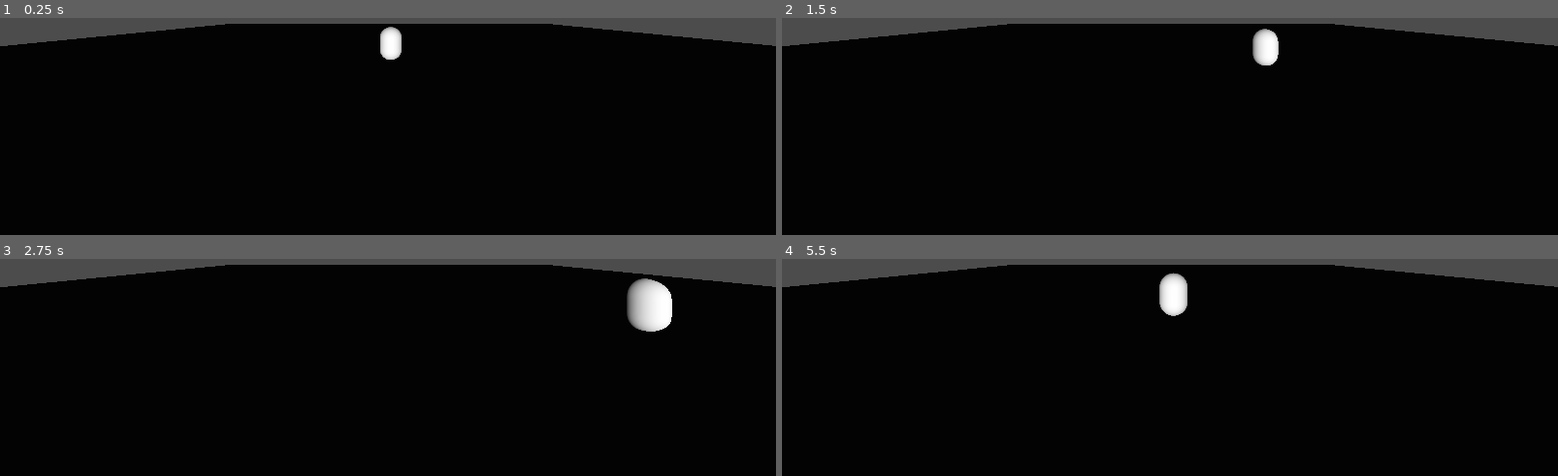
Above: before the commit, frames 1-4 (two rows, left to right).
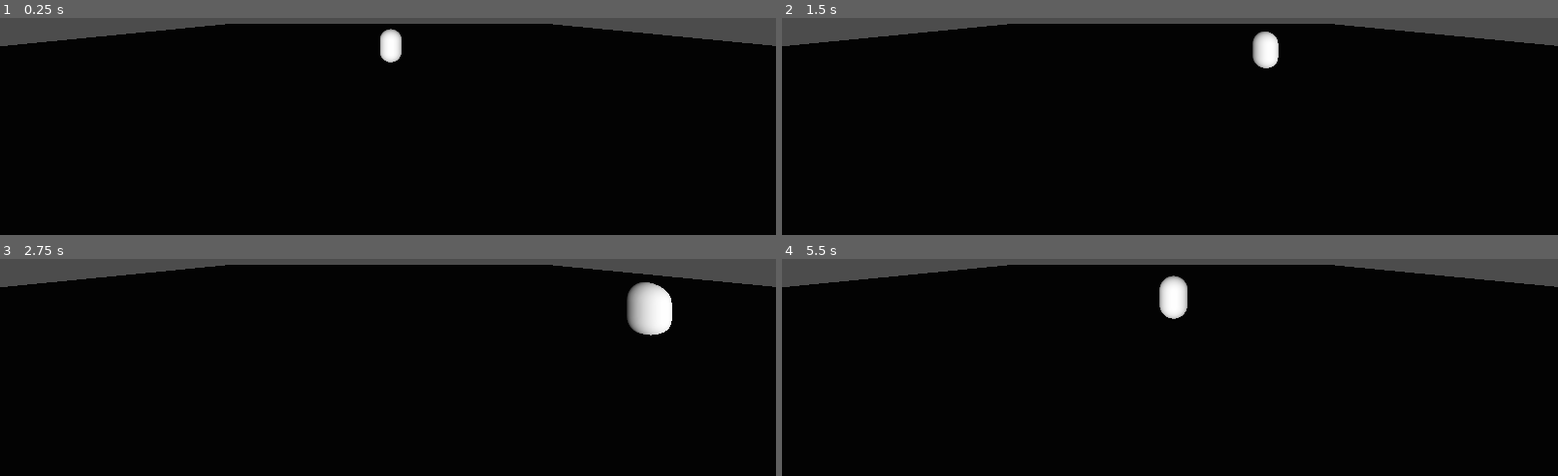
Above: after the commit, the same moments.

Repository: LaMiller0000/The-Duke-of-Orange-County
Game: Godot game, scene res://Test/Test Scenes/Test Scene 1.tscn
Two runs of this game, one before a commit and one after it. Both use one fixed random seed, a clock stepped at 60 frames per second and the inputs below. The project has no main scene, so this scene is started directly.
Inputs:
- Up to frame 1 (0.25 s): no input
- Up to frame 2 (1.5 s): tap Enter at 0.5 s; hold D 0.53-1.28 s; hold S from 1.28 s (still down)
- Up to frame 3 (2.75 s): release S at 2.03 s; hold D from 2.03 s (still down)
- Up to frame 4 (5.5 s): release D at 2.78 s; hold W 2.78-3.53 s; hold A 3.53-5.03 s; hold S from 5.03 s (still down)

The runs differ from the first frame. In frame 1, 0.1% of the frame differs, in the area x 49-52%, y 4-21%; in frame 2, 0.1%; in frame 3, 0.3%, in the area x 80-87%, y 8-36%; in frame 4, 0.2%.

Commit message:
changing walking code

Diff:
--- a/Project/Test/Test Objects/PlayerTestMovement.tscn
+++ b/Project/Test/Test Objects/PlayerTestMovement.tscn
@@ -4,21 +4,107 @@
 script/source = "extends KinematicBody
 
 export var speed: float = 10
+export var on: bool = true
+export var vector3: Vector3 #will be the saved unless I decide otherwise
+var move_direction := Vector3.ZERO
+var _velocity := Vector3.ZERO
+enum state {TARGETING, FREECAM}
+var _snap_vector := Vector3.DOWN
+export var STATED = state.FREECAM
+export var target: String
+var gravity = 9.8
 
 func _physics_process(_delta: float) -> void:
-	var wishdir = Vector3()
+	if on:
+		\"\"\"
+		var wishdir = Vector3()
 
-	if Input.is_key_pressed(KEY_A):
-		wishdir += Vector3.LEFT
-	if Input.is_key_pressed(KEY_D):
-		wishdir += Vector3.RIGHT
-	if Input.is_key_pressed(KEY_W):
-		wishdir += Vector3.FORWARD
-	if Input.is_key_pressed(KEY_S):
-		wishdir += Vector3.BACK
+		if Input.is_key_pressed(KEY_A):
+			wishdir += Vector3.LEFT
+		if Input.is_key_pressed(KEY_D):
+			wishdir += Vector3.RIGHT
+		if Input.is_key_pressed(KEY_W):
+			wishdir += Vector3.FORWARD
+		if Input.is_key_pressed(KEY_S):
+			wishdir += Vector3.BACK
 
-	wishdir = wishdir.normalized()
-	move_and_slide(wishdir * speed)
+		wishdir = wishdir.normalized()
+		move_and_slide(wishdir * speed)
+		\"\"\"
+		###############################
+		match STATED:
+			state.FREECAM:
+				print(state.FREECAM)
+				print(\"FREECAM\")
+				move_direction.z = Input.get_action_strength(\"down\") - Input.get_action_strength(\"forward\")
+				move_direction.x = Input.get_action_strength(\"right\") - Input.get_action_strength(\"left\")
+				if _velocity.length()  > 0.2:
+					\"\"\"
+					var look_direction = Vector2(_velocity.z, _velocity.x)
+					_model.rotation.y = look_direction.angle()
+					$CollisionShape.rotation.y = look_direction.angle()
+					eyes.rotation.y = look_direction.angle()
+					move_direction = move_direction.rotated(Vector3.UP, _spring_arm.rotation.y).normalized()
+					\"\"\"
+				_velocity.x = move_direction.x * speed
+				_velocity.z = move_direction.z * speed
+				_velocity.y -= gravity * _delta
+				_velocity = move_and_slide_with_snap(_velocity, _snap_vector, Vector3.ZERO)
+
+
+
+
+			state.TARGETING:
+				print(state.TARGETING)
+				print(\"TARGETING\")
+				move_direction.z = Input.get_action_strength(\"forward\") - Input.get_action_strength(\"down\")
+				move_direction.x = Input.get_action_strength(\"left\") - Input.get_action_strength(\"right\")
+
+
+
+			_:
+				print(\"NOTHING\")
+
+
+
+#this is the code from misery go through and make this work for this project
+\"\"\"
+
+	var move_direction := Vector3.ZERO
+	var initialRot = _model.rotation_degrees.y
+	if targeting == true and enemy != null: #and enemy.Health > 0:
+		if (enemy.Health < 1 and is_instance_valid(enemy) and enemy != null):
+			enemy = null
+			targeting = false
+		else:
+			#print(\"Targeting\")
+			eyes.look_at(enemy.global_transform.origin, Vector3.DOWN)
+			_model.rotation.y = eyes.rotation.y
+			$CollisionShape.rotation.y = eyes.rotation.y
+			move_direction.z = Input.get_action_strength(\"foward\") - Input.get_action_strength(\"down\")
+			move_direction.x = Input.get_action_strength(\"left\")  - Input.get_action_strength(\"right\")
+			move_direction = move_direction.rotated(Vector3.UP, eyes.rotation.y).normalized()
+			_velocity.x = move_direction.x * speed
+			_velocity.z = move_direction.z * speed
+			_velocity.y -= gravity * delta
+			_velocity = move_and_slide_with_snap(_velocity, _snap_vector, Vector3.ZERO)
+	else:
+		_spring_arm.mouse_sensitivity = 0.05
+		_spring_arm.test = true
+		self.rotation_degrees.y = 180
+		move_direction.z = Input.get_action_strength(\"down\") - Input.get_action_strength(\"foward\")
+		move_direction.x = Input.get_action_strength(\"right\") - Input.get_action_strength(\"left\")
+		if _velocity.length()  > 0.2:
+			var look_direction = Vector2(_velocity.z, _velocity.x)
+			_model.rotation.y = look_direction.angle()
+			$CollisionShape.rotation.y = look_direction.angle()
+			eyes.rotation.y = look_direction.angle()
+			move_direction = move_direction.rotated(Vector3.UP, _spring_arm.rotation.y).normalized()
+		_velocity.x = move_direction.x * speed
+		_velocity.z = move_direction.z * speed
+		_velocity.y -= gravity * delta
+		_velocity = move_and_slide_with_snap(_velocity, _snap_vector, Vector3.ZERO)
+\"\"\"
 "
 
 [sub_resource type="CapsuleShape" id=1]
--- a/Project/project.godot
+++ b/Project/project.godot
@@ -13,6 +13,29 @@
 config/name="The Duke of Orange County"
 config/icon="res://icon.png"
 
+[input]
+
+forward={
+"deadzone": 0.5,
+"events": [ Object(InputEventKey,"resource_local_to_scene":false,"resource_name":"","device":0,"alt":false,"shift":false,"control":false,"meta":false,"command":false,"pressed":false,"scancode":0,"physical_scancode":87,"unicode":0,"echo":false,"script":null)
+ ]
+}
+down={
+"deadzone": 0.5,
+"events": [ Object(InputEventKey,"resource_local_to_scene":false,"resource_name":"","device":0,"alt":false,"shift":false,"control":false,"meta":false,"command":false,"pressed":false,"scancode":0,"physical_scancode":83,"unicode":0,"echo":false,"script":null)
+ ]
+}
+left={
+"deadzone": 0.5,
+"events": [ Object(InputEventKey,"resource_local_to_scene":false,"resource_name":"","device":0,"alt":false,"shift":false,"control":false,"meta":false,"command":false,"pressed":false,"scancode":0,"physical_scancode":65,"unicode":0,"echo":false,"script":null)
+ ]
+}
+right={
+"deadzone": 0.5,
+"events": [ Object(InputEventKey,"resource_local_to_scene":false,"resource_name":"","device":0,"alt":false,"shift":false,"control":false,"meta":false,"command":false,"pressed":false,"scancode":0,"physical_scancode":68,"unicode":0,"echo":false,"script":null)
+ ]
+}
+
 [physics]
 
 common/enable_pause_aware_picking=true
